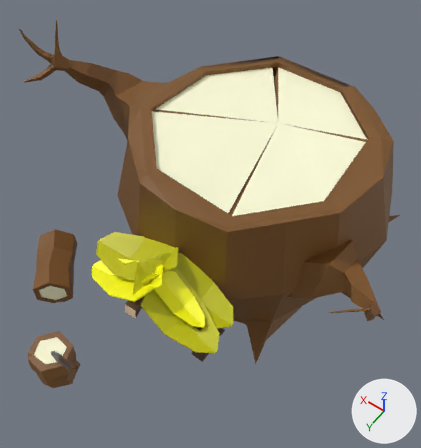
The FBX model PFA-Projet Racine/Assets/Import/Mesh Blender/HABITATION/MAISON BUCHERON.fbx: old version first, new version second.
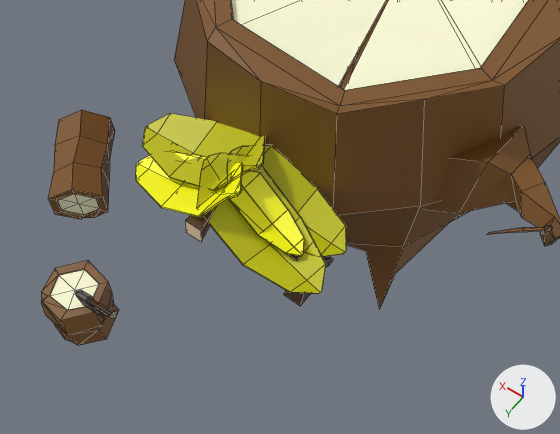
Old and new are each drawn whole from a 50 mm lens placed at (-4.69, 2.4, 9.0), pointed at (-1.11, -2.62, 1.12) and again close up on the part from 0% to 90% of the width and 35% to 100% of the height. Lighting does not change. The marker at lower right points along +X, +Y and +Z. The older version's two pictures come first. The close-ups show mesh edges as thin lines. Where no turn or scale is listed for an object, it has been applied to the vertices. Vertices at exactly the same position are counted once.
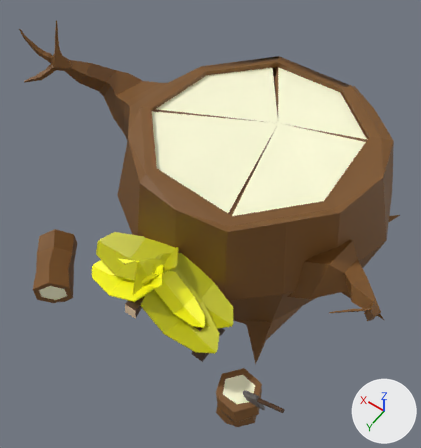
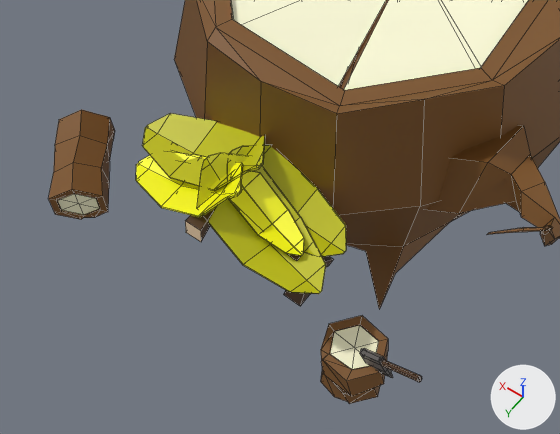
Boxes (x1, y1, x2, y2) around the edits, measured in the close-ups (560 x 434 px; the box of a moved part takes in the faces that stretch with it):
```json
{"object": "Cube.014", "change": "reshaped", "before": [41, 0, 560, 346], "after": [48, 0, 560, 404]}
{"part": 1, "of": "me_cube_017", "change": "moved or reshaped", "before": [41, 261, 119, 346], "after": [321, 316, 388, 404]}
{"part": 2, "of": "me_cube_017", "change": "moved or reshaped", "before": [89, 300, 116, 318], "after": [381, 360, 422, 382]}
{"part": 3, "of": "me_cube_017", "change": "moved or reshaped", "before": [75, 290, 104, 318], "after": [360, 348, 393, 378]}
```

The change, as JSON lines over the scene's bpy script:
```json
{"block": "me_cube_017", "where": "# used by ob_cube_014; location = (0.0, 0.0, 0.0)"}
{"op": "remove", "block": "me_cube_017", "code": "me_cube_017.from_pydata(...)  # 706 vertices, 720 faces; spans x -4.28..2.72, y -7.14..0.86, z -0.4..3.6"}
{"op": "add", "block": "me_cube_017", "code": "me_cube_017.from_pydata(...)  # 706 vertices, 720 faces; spans x -4.28..2.72, y -7.14..-0.2, z -0.4..3.6"}
{"block": "me_cube_017", "change": "me_cube_017 part 1: the loose piece of 56 vertices spanning x -0.58..0.21, y 0.14..0.86, z -0.33..0.33 is moved by (-2.84, -1.23, 0.0)"}
{"block": "me_cube_017", "change": "me_cube_017 part 2: the loose piece of 16 vertices spanning x -0.96..-0.28, y 0.48..0.6, z 0.35..0.86 is moved by (-2.84, -1.23, 0.0)"}
{"block": "me_cube_017", "change": "me_cube_017 part 3: the loose piece of 26 vertices spanning x -0.66..-0.25, y 0.47..0.57, z 0.2..0.62 is moved by (-2.84, -1.23, 0.0)"}
```
